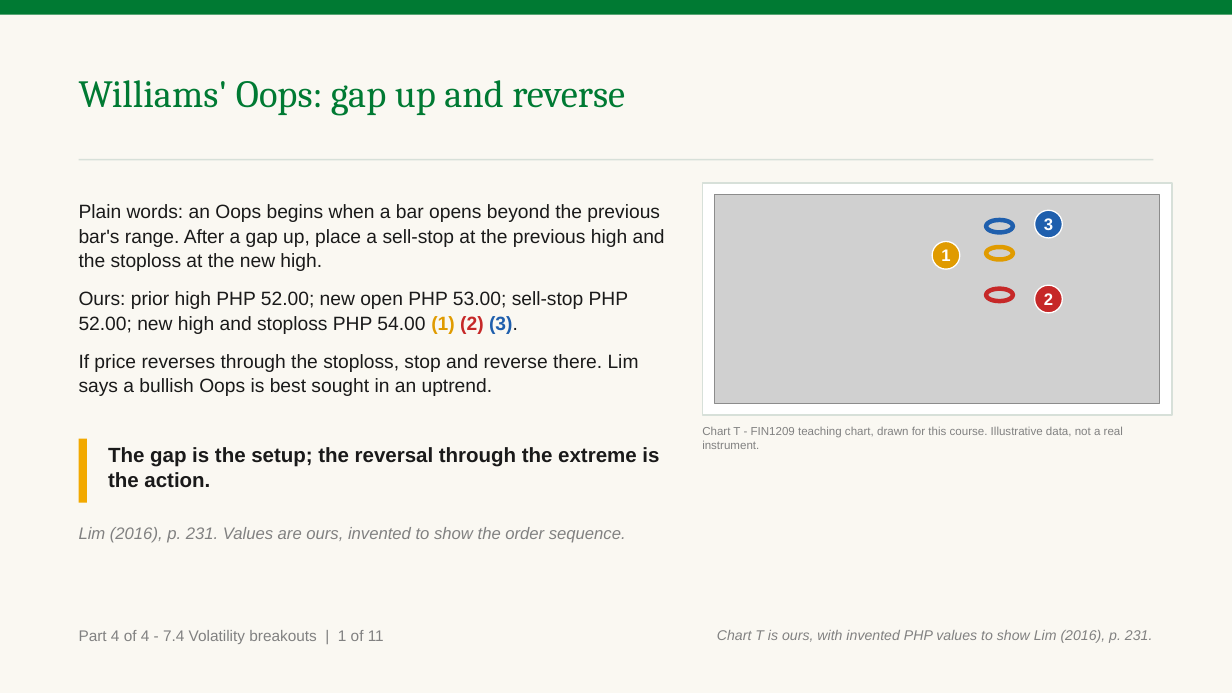
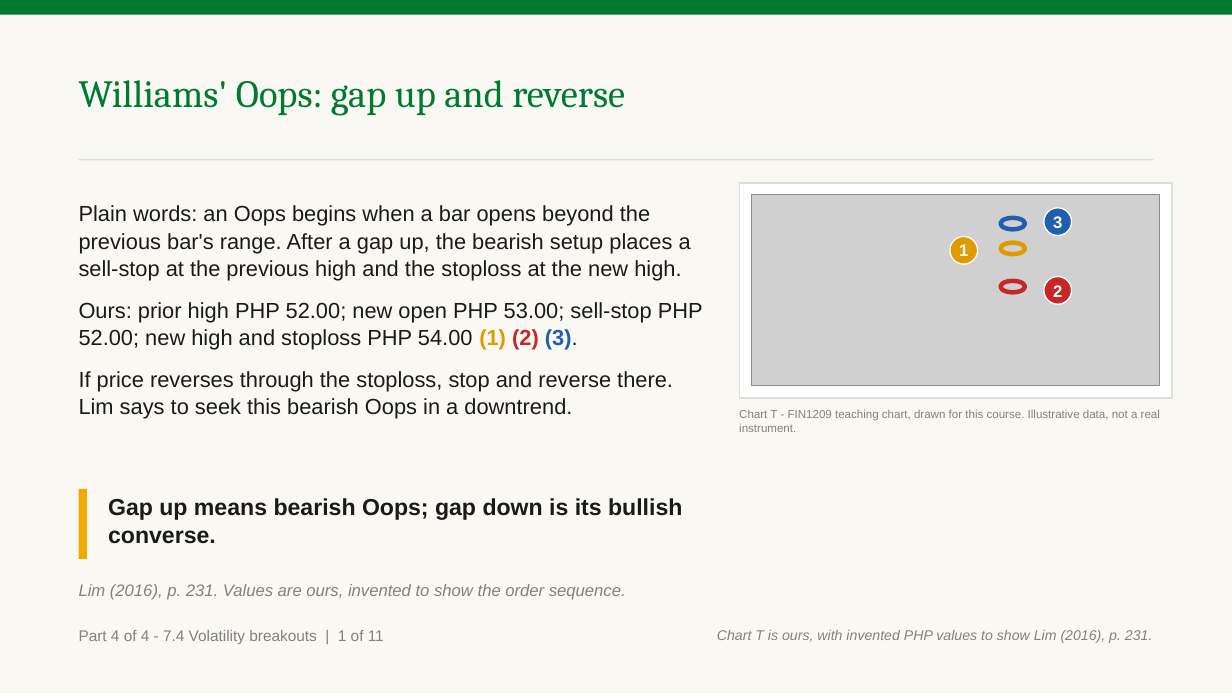
Before and after one commit to benjiesotelo-sudo/Telos_FIN1209, a slide deck: slide 16 of chapter-07/FIN1209-Chapter-07.pptx. Drawn at 1232x693 pixels with LibreOffice and Linux fonts; fonts in the diff are those of the drawing; grey boxes stand for pictures. Boxes give left, top, right and bottom in pixels: in the first picture for what was removed or moved away, otherwise in the second. Text is boxed around its words. In the diff, an @@ line names an element or a change of style, - is before the commit and + after.

Commit message:
Fix Chapter 7 breakout range reader findings

```diff
--- a/chapter-07/FIN1209-Chapter-07.pptx
+++ b/chapter-07/FIN1209-Chapter-07.pptx
@@ text at [79,205,691,281]: text changed; size 15 to 17 pt @@
-Plain words: an Oops begins when a bar opens beyond the previous bar's range. After a gap up, place a sell-stop at the previous high and the stoploss at the new high.
+Plain words: an Oops begins when a bar opens beyond the previous bar's range. After a gap up, the bearish setup places a sell-stop at the previous high and the stoploss at the new high.
@@ rectangle: place and size @@
-rectangle at [702,183,1172,415]
+rectangle at [739,183,1172,398]
@@ picture: place and size @@
-picture at [714,195,1160,403]
+picture at [751,195,1160,386]
@@ ellipse "3": place and size @@
-ellipse "3" at [1035,211,1063,238]
+ellipse "3" at [1044,208,1072,236]
@@ ellipse: place and size @@
-ellipse at [986,220,1013,233]
+ellipse at [1001,218,1026,229]
@@ 3 ellipses: place and size @@
-3 ellipses at [933,241,1013,301]
+3 ellipses at [950,237,1026,292]
@@ ellipse "2": place and size @@
-ellipse "2" at [1035,286,1063,313]
+ellipse "2" at [1044,276,1072,304]
@@ text at [79,302,703,350]: size 15 to 17 pt in "Ours: prior high PHP 52.00; new open ..." @@
@@ text at [79,371,673,419]: text changed; size 15 to 17 pt @@
-If price reverses through the stoploss, stop and reverse there. Lim says a bullish Oops is best sought in an uptrend.
+If price reverses through the stoploss, stop and reverse there. Lim says to seek this bearish Oops in a downtrend.
@@ text "Chart T - FIN1209 teaching ...": place and size @@
-text "Chart T - FIN1209 teaching ..." at [702,426,1123,449]
+text "Chart T - FIN1209 teaching ..." at [739,409,1160,432]
@@ rectangle: place and size @@
-rectangle at [79,439,87,503]
+rectangle at [79,489,87,559]
@@ text at [108,498,682,544]: text changed; size 16 to 18 pt @@
-The gap is the setup; the reversal through the extreme is the action.
+Gap up means bearish Oops; gap down is its bullish converse.
@@ text "Lim (2016), p. 231. Values ...": place and size @@
-text "Lim (2016), p. 231. Values ..." at [79,527,626,543]
+text "Lim (2016), p. 231. Values ..." at [79,584,626,600]
```
Also in this commit, not shown: 16 other slides changed, 1 slide added, 1 slide removed, 2 other files.
